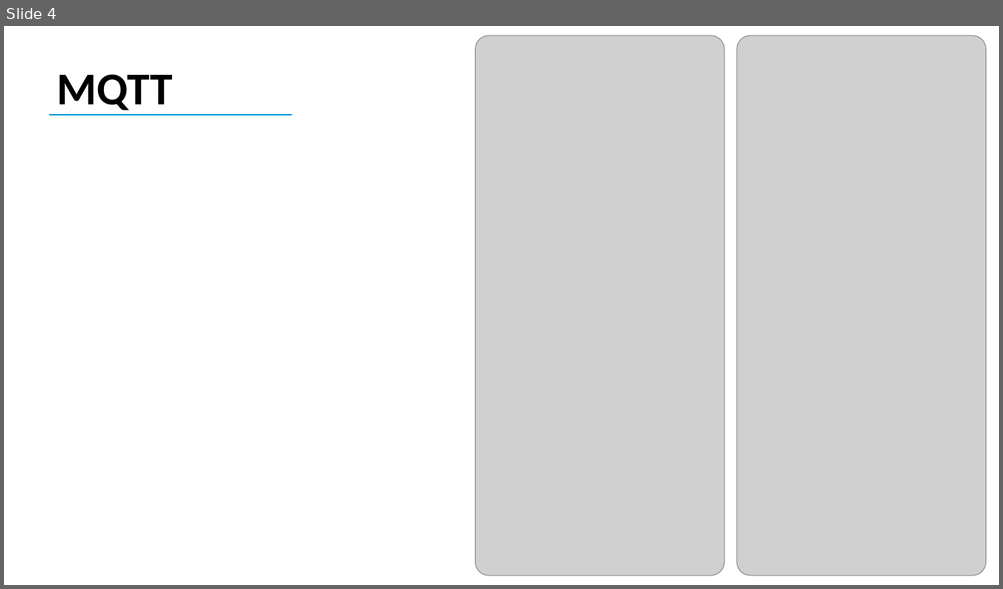
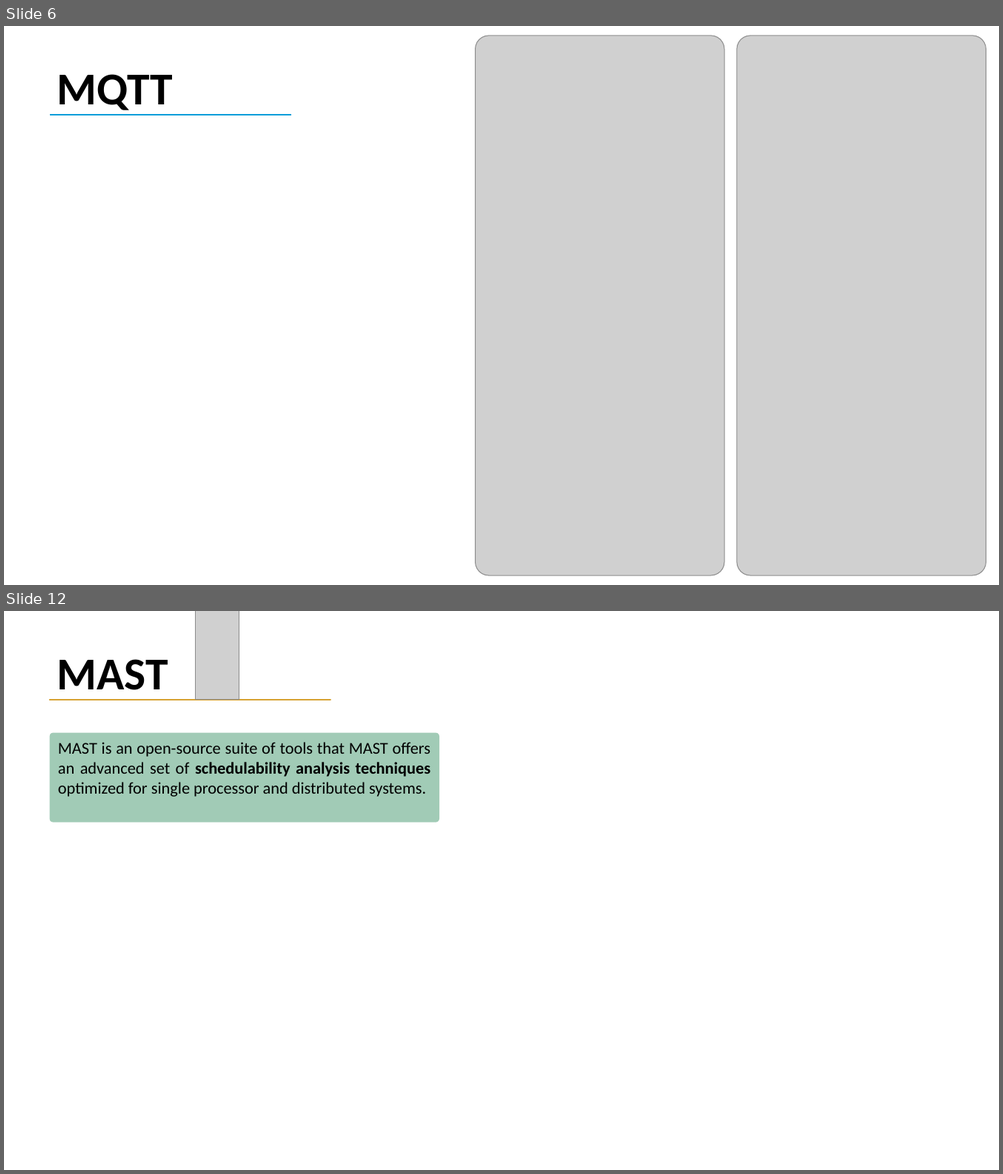
Before and after one commit to fedyhajali/security-system, a slide deck: Alarm System.pptx. Shown one above the other, each under a label of ours: slide 4 before the commit, slides 6 and 12 after it; the slides between them are not shown. The pictures are 1003x589 and 1003x1174 pixels, drawn with LibreOffice and Linux fonts; fonts in the diff are those of the drawing; grey boxes stand for pictures. Boxes give left, top, right and bottom in pixels: in the first picture for what was removed or moved away, otherwise in the second. Text is boxed around its words. In the diff, an @@ line names an element or a change of style, - is before the commit and + after.

```diff
--- a/Alarm System.pptx
+++ b/Alarm System.pptx
@@ slide 12 added at (4, 611, 999, 1170), background #FFFFFF @@
@@ picture added at (196, 611, 239, 699) @@
@@ text added at (57, 659, 168, 701), 44 pt, text #000000, bold @@
+MAST
@@ line added from (50, 700) to (331, 700), #D7A232 1.5 pt @@
@@ rounded rectangle added at (50, 732, 439, 822), fill #A1CBB6, 16 pt, text #000000 @@
+MAST is an open-source suite of tools that MAST offers an advanced set of schedulability analysis techniques optimized for single processor and distributed systems.
@@ what was slide 4 is now slide 6 @@
```
Also in this commit, not shown: 3 slides changed, 7 other slides added, 1 other file.
